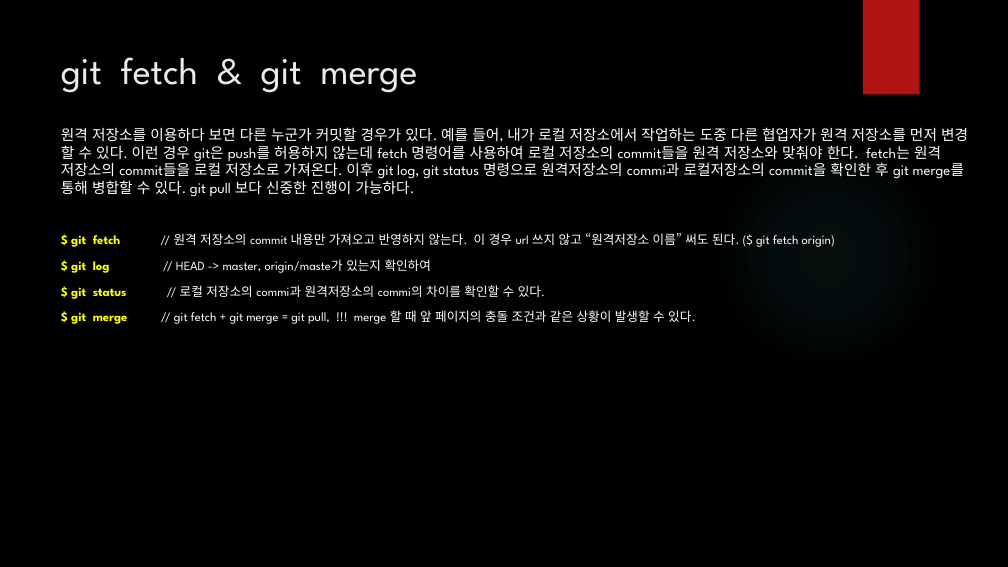
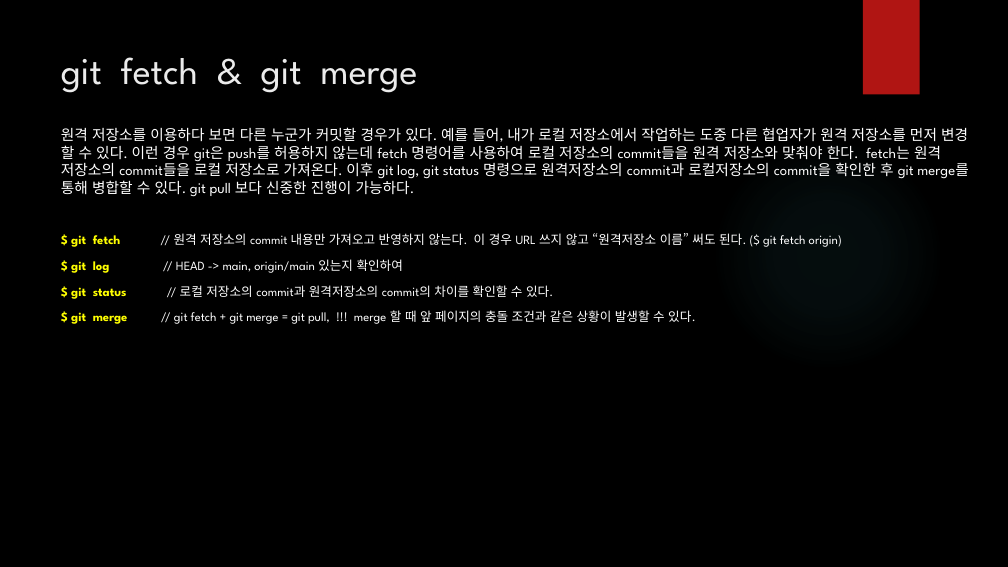
Before and after one commit to iredseal/Learning, a slide deck: slide 18 of Tools/git/SW 형상 관리.pptx. Drawn at 1008x567 pixels with LibreOffice and Linux fonts; fonts in the diff are those of the drawing; background and template pictures are left out. Boxes give left, top, right and bottom in pixels: in the first picture for what was removed or moved away, otherwise in the second. Text is boxed around its words. In the diff, an @@ line names an element or a change of style, - is before the commit and + after.

```diff
--- a/Tools/git/SW 형상 관리.pptx
+++ b/Tools/git/SW 형상 관리.pptx
@@ text at (61, 127, 968, 299): text changed @@
-원격 저장소를 이용하다 보면 다른 누군가 커밋할 경우가 있다. 예를 들어, 내가 로컬 저장소에서 작업하는 도중 다른 협업자가 원격 저장소를 먼저 변경 할 수 있다. 이런 경우 git은 push를 허용하지 않는데 fetch 명령어를 사용하여 로컬 저장소의 commit들을 원격 저장소와 맞춰야 한다. fetch는 원격 저장소의 commit들을 로컬 저장소로 가져온다. 이후 git log, git status 명령으로 원격저장소의 commi과 로컬저장소의 commit을 확인한 후 git merge를 통해 병합할 수 있다. git pull 보다 신중한 진행이 가능하다.
-$ git fetch // 원격 저장소의 commit 내용만 가져오고 반영하지 않는다. 이 경우 url 쓰지 않고 “원격저장소 이름” 써도 된다. ($ git fetch origin)
-$ git log // HEAD -> master, origin/maste가 있는지 확인하여
-$ git status // 로컬 저장소의 commi과 원격저장소의 commi의 차이를 확인할 수 있다.
+원격 저장소를 이용하다 보면 다른 누군가 커밋할 경우가 있다. 예를 들어, 내가 로컬 저장소에서 작업하는 도중 다른 협업자가 원격 저장소를 먼저 변경 할 수 있다. 이런 경우 git은 push를 허용하지 않는데 fetch 명령어를 사용하여 로컬 저장소의 commit들을 원격 저장소와 맞춰야 한다. fetch는 원격 저장소의 commit들을 로컬 저장소로 가져온다. 이후 git log, git status 명령으로 원격저장소의 commit과 로컬저장소의 commit을 확인한 후 git merge를 통해 병합할 수 있다. git pull 보다 신중한 진행이 가능하다.
+$ git fetch // 원격 저장소의 commit 내용만 가져오고 반영하지 않는다. 이 경우 URL 쓰지 않고 “원격저장소 이름” 써도 된다. ($ git fetch origin)
+$ git log // HEAD -> main, origin/main 있는지 확인하여
+$ git status // 로컬 저장소의 commit과 원격저장소의 commit의 차이를 확인할 수 있다.
```
Also in this commit, not shown: 15 other slides changed, 3 other files.
